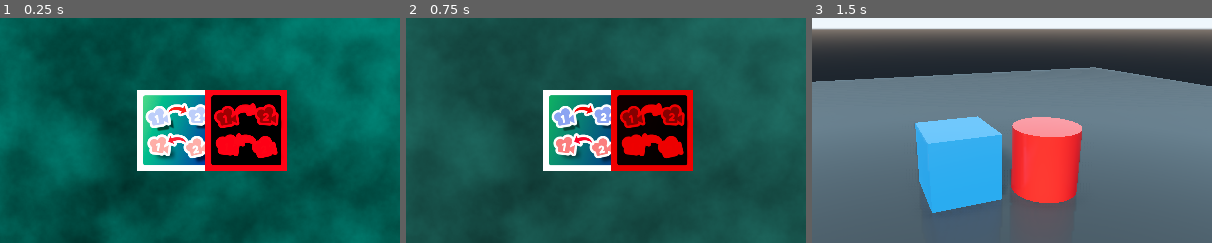
Above: before the commit, frames 1-3 (left to right).
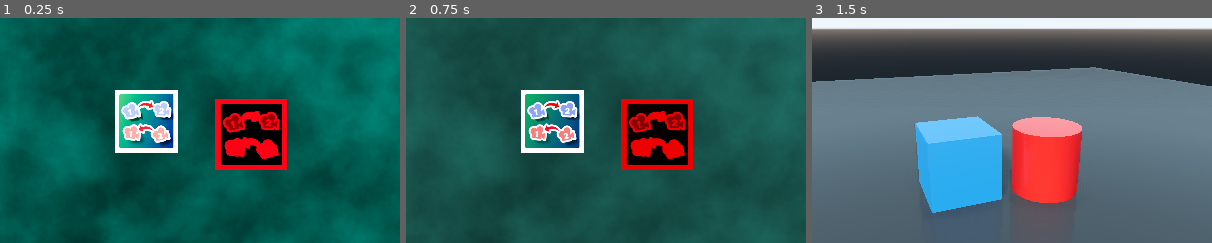
Above: after the commit, the same moments.

Repository: MrEliptik/godot_camera_transition
Game: Godot game, scene res://demo/scenes/main.tscn
Same seed, same stepped clock (60 frames per second), same inputs: the game is played once before the commit and once after it. Before the commit the project starts from res://scenes/main.tscn.
Inputs:
- Up to frame 1 (0.25 s): no input
- Up to frame 2 (0.75 s): click "2D SCENE" at 0.5 s
- Up to frame 3 (1.5 s): click "3D SCENE" at 1.25 s
The pictures show only the part of the screen within x 28-78%, y 25-75%; the shares and areas given below are measured in that part.

The runs differ from the first frame. In frame 1, 11% of the frame differs, in the area x 28-72%, y 32-68%; in frame 2, 11%; in frame 3, nothing differs.

Commit message:
move everything to be ready for assets lib

Diff:
--- a/autoload/camera_transition.tscn
+++ b/addon/camera_transitition/camera_transition.tscn
@@ -1,6 +1,6 @@
 [gd_scene load_steps=2 format=2]
 
-[ext_resource path="res://autoload/camera_transition.gd" type="Script" id=1]
+[ext_resource path="res://addon/camera_transitition/camera_transition.gd" type="Script" id=1]
 
 [node name="CameraTransition" type="Node"]
 script = ExtResource( 1 )
--- a/scenes/2D_example.tscn
+++ b/demo/scenes/2D_example.tscn
@@ -1,6 +1,6 @@
 [gd_scene load_steps=6 format=2]
 
-[ext_resource path="res://scripts/2D_example.gd" type="Script" id=1]
+[ext_resource path="res://demo/scripts/2D_example.gd" type="Script" id=1]
 [ext_resource path="res://icon.png" type="Texture" id=2]
 
 [sub_resource type="OpenSimplexNoise" id=2]
@@ -29,26 +29,30 @@
 polygon = PoolVector2Array( -910, -424, 3223, -434, 3156, 1822, -910, 1793 )
 
 [node name="Icon" type="Sprite" parent="."]
-position = Vector2( 314, 224 )
+position = Vector2( 238, 202 )
+scale = Vector2( 0.77551, 0.77551 )
 texture = ExtResource( 2 )
 
 [node name="Icon3" type="Sprite" parent="."]
 modulate = Color( 0.941176, 0, 0, 1 )
-position = Vector2( 478, 224 )
+position = Vector2( 490, 234 )
+scale = Vector2( 0.877551, 0.877551 )
 texture = ExtResource( 2 )
 
 [node name="Icon2" type="Sprite" parent="."]
-position = Vector2( 1651, 813 )
+position = Vector2( 1630, 749 )
 texture = ExtResource( 2 )
 
 [node name="Icon5" type="Sprite" parent="."]
 modulate = Color( 0.909804, 0, 1, 1 )
-position = Vector2( 1516, 813 )
+position = Vector2( 1419, 877 )
+scale = Vector2( 0.688776, 0.688776 )
 texture = ExtResource( 2 )
 
 [node name="Icon4" type="Sprite" parent="."]
 modulate = Color( 0.278431, 1, 0.141176, 1 )
-position = Vector2( 1769, 813 )
+position = Vector2( 1812, 929 )
+scale = Vector2( 0.653061, 0.653061 )
 texture = ExtResource( 2 )
 
 [node name="Camera2D1" type="Camera2D" parent="."]
--- a/scenes/3D_example.tscn
+++ b/demo/scenes/3D_example.tscn
@@ -1,6 +1,6 @@
 [gd_scene load_steps=11 format=2]
 
-[ext_resource path="res://scripts/3D_example.gd" type="Script" id=1]
+[ext_resource path="res://demo/scripts/3D_example.gd" type="Script" id=1]
 
 [sub_resource type="CubeMesh" id=1]
 
--- a/scenes/hud.tscn
+++ b/demo/scenes/hud.tscn
@@ -1,7 +1,7 @@
 [gd_scene load_steps=4 format=2]
 
-[ext_resource path="res://visuals/fonts/BebasNeue-Regular.ttf" type="DynamicFontData" id=1]
-[ext_resource path="res://scripts/hud.gd" type="Script" id=2]
+[ext_resource path="res://demo/visuals/fonts/BebasNeue-Regular.ttf" type="DynamicFontData" id=1]
+[ext_resource path="res://demo/scripts/hud.gd" type="Script" id=2]
 
 [sub_resource type="DynamicFont" id=1]
 size = 32
--- a/scenes/main.tscn
+++ b/demo/scenes/main.tscn
@@ -1,8 +1,8 @@
 [gd_scene load_steps=4 format=2]
 
-[ext_resource path="res://scripts/main.gd" type="Script" id=1]
-[ext_resource path="res://scenes/hud.tscn" type="PackedScene" id=2]
-[ext_resource path="res://scenes/2D_example.tscn" type="PackedScene" id=3]
+[ext_resource path="res://demo/scripts/main.gd" type="Script" id=1]
+[ext_resource path="res://demo/scenes/hud.tscn" type="PackedScene" id=2]
+[ext_resource path="res://demo/scenes/2D_example.tscn" type="PackedScene" id=3]
 
 [node name="Main" type="Node"]
 script = ExtResource( 1 )
--- a/scripts/main.gd
+++ b/demo/scripts/main.gd
@@ -1,7 +1,7 @@
 extends Node
 
-export var example_2D: PackedScene = preload("res://scenes/2D_example.tscn")
-export var example_3D: PackedScene = preload("res://scenes/3D_example.tscn")
+export var example_2D: PackedScene = preload("res://demo/scenes/2D_example.tscn")
+export var example_3D: PackedScene = preload("res://demo/scenes/3D_example.tscn")
 
 func _ready() -> void:
 	pass
--- a/project.godot
+++ b/project.godot
@@ -11,12 +11,12 @@
 [application]
 
 config/name="camera_transition"
-run/main_scene="res://scenes/main.tscn"
+run/main_scene="res://demo/scenes/main.tscn"
 config/icon="res://icon.png"
 
 [autoload]
 
-CameraTransition="*res://autoload/camera_transition.tscn"
+CameraTransition="*res://addon/camera_transitition/camera_transition.tscn"
 
 [display]
 
@@ -39,4 +39,4 @@
 
 quality/filters/anisotropic_filter_level=8
 quality/filters/msaa=3
-environment/default_environment="res://default_env.tres"
+environment/default_environment="res://demo/default_env.tres"
Renamed: autoload/camera_transition.gd -> addon/camera_transitition/camera_transition.gd
Renamed: default_env.tres -> demo/default_env.tres
Renamed: scripts/2D_example.gd -> demo/scripts/2D_example.gd
Renamed: scripts/3D_example.gd -> demo/scripts/3D_example.gd
Renamed: scripts/hud.gd -> demo/scripts/hud.gd
Renamed: visuals/fonts/BebasNeue-Regular.ttf -> demo/visuals/fonts/BebasNeue-Regular.ttf
Not shown, added: README.md
